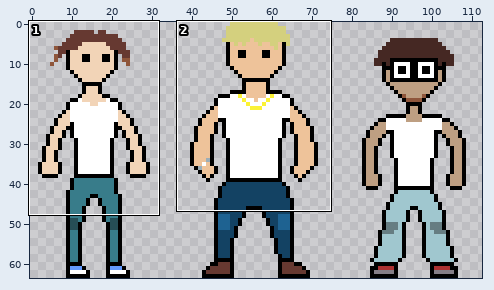
Two states of a pixel-art file, Assets/ArtAssets/HumanCharacters.aseprite. The first picture is a wide view before the edit; the outline marks the close-up.
Close-up. As it was:
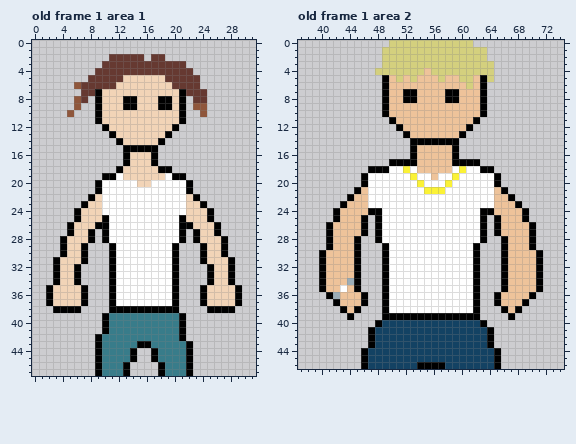
128x64 pixels, 1 frame. Shown: old frame 1 area 1: x 0..31, y 0..47; old frame 1 area 2: x 37..74, y 0..46. The wide view leaves out empty margins. The commit also changed other frames or places, which this record leaves out.
The result:
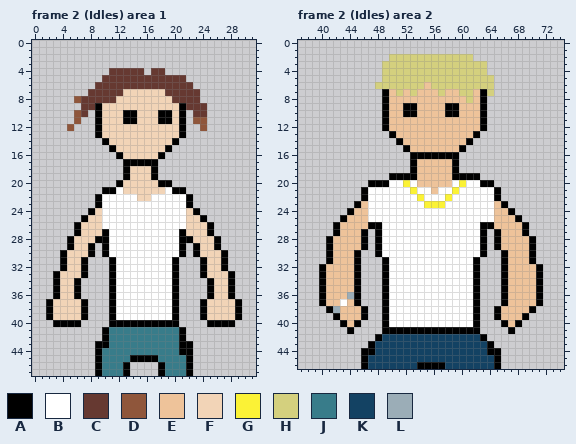
Palette (. is transparent): A #000000  B #ffffff  C #663931  D #8f563b  E #eec39a  F #f2d4b7  G #fbf236  H #d4d07e  J #387c8a  K #134263  L #9badb7
A new or re-ordered frame is compared with the old frame closest to it.
The edit:
frames 1 -> 4
--- frame 2 (Idles) area 1 is new; against old frame 1
@@ x 0..31 @@
  1 ................................
- 2 ...........CCCCC.CC.............
- 3 ..........CCCCCCCCCCCC..........
- 4 .........CCCCCCCCCCCCCC.........
- 5 ........CCCCCFFFFFFCCCCC........
- 6 ......DCCCCCFFFFFFFFCCCC........
- 7 .......CCAFFFFFFFFFFFACCC.......
- 8 ......DC.AFFFAAFFFAAFA.CC.......
- 9 ......D..AFFFAAFFFAAFA.DD.......
-10 .....D...AFFFFFFFFFFFA..D.......
-11 .........AFFFFFFFFFFFA..........
-12 ..........AFFFFFFFFFA...........
-13 ...........AFFFFFFFA............
-14 ............AFFFFFA.............
-15 .............AAAAA..............
-16 .............AFFFA..............
-17 .............AFFFA..............
-18 ............AFFFFFAA............
-19 ..........AABFFFFFFBAA..........
-20 .........ABBBBBFFBBBBBA.........
-21 .........ABBBBBBBBBBBBA.........
-22 ........AFBBBBBBBBBBBBFA........
-23 .......AFFBBBBBBBBBBBBFFA.......
-24 ......AFFFBBBBBBBBBBBBFFFA......
-25 ......AFFFABBBBBBBBBBAFFFA......
-26 .....AFFFAABBBBBBBBBBAAFFFA.....
-27 .....AFFA.ABBBBBBBBBBA.AFFA.....
-28 ....AFFFA.ABBBBBBBBBBA.AFFFA....
-29 ....AFFA...ABBBBBBBBA...AFFA....
-30 ....AFFA...ABBBBBBBBA...AFFA....
-31 ...AFFFA...ABBBBBBBBA...AFFFA...
-32 ...AFFA....ABBBBBBBBA....AFFA...
-33 ...AFFA....ABBBBBBBBA....AFFA...
+ 2 ................................
+ 3 ................................
+ 4 ...........CCCCC.CC.............
+ 5 ..........CCCCCCCCCCCC..........
+ 6 .........CCCCCCCCCCCCCC.........
+ 7 ........CCCCCFFFFFFCCCCC........
+ 8 ......DCCCCCFFFFFFFFCCCC........
+ 9 .......CCAFFFFFFFFFFFACCC.......
+10 ......DC.AFFFAAFFFAAFA.CC.......
+11 ......D..AFFFAAFFFAAFA.DD.......
+12 .....D...AFFFFFFFFFFFA..D.......
+13 .........AFFFFFFFFFFFA..........
+14 ..........AFFFFFFFFFA...........
+15 ...........AFFFFFFFA............
+16 ............AFFFFFA.............
+17 .............AAAAA..............
+18 .............AFFFA..............
+19 .............AFFFA..............
+20 ............AFFFFFAA............
+21 ..........AABFFFFFFBAA..........
+22 .........ABBBBBFFBBBBBA.........
+23 .........ABBBBBBBBBBBBA.........
+24 ........AFBBBBBBBBBBBBFA........
+25 .......AFFBBBBBBBBBBBBFFA.......
+26 ......AFFFBBBBBBBBBBBBFFFA......
+27 ......AFFFABBBBBBBBBBAFFFA......
+28 .....AFFFAABBBBBBBBBBAAFFFA.....
+29 .....AFFA.ABBBBBBBBBBA.AFFA.....
+30 ....AFFFA.ABBBBBBBBBBA.AFFFA....
+31 ....AFFA...ABBBBBBBBA...AFFA....
+32 ....AFFA...ABBBBBBBBA...AFFA....
+33 ...AFFFA...ABBBBBBBBA...AFFFA...
 34 ...AFFA....ABBBBBBBBA....AFFA...
-35 ..AFFFFA...ABBBBBBBBA...AFFFFA..
-36 ..AFFFFA...ABBBBBBBBA...AFFFFA..
+35 ...AFFA....ABBBBBBBBA....AFFA...
+36 ...AFFA....ABBBBBBBBA....AFFA...
 37 ..AFFFFA...ABBBBBBBBA...AFFFFA..
-38 ...AAAA....AAAAAAAAAA....AAAA...
-39 ..........AJJJJJJJJJJA..........
-40 ..........AJJJJJJJJJJA..........
+38 ..AFFFFA...ABBBBBBBBA...AFFFFA..
+39 ..AFFFFA...ABBBBBBBBA...AFFFFA..
+40 ...AAAA....AAAAAAAAAA....AAAA...
 41 ..........AJJJJJJJJJJA..........
-42 .........AJJJJJJJJJJJA..........
-43 .........AJJJJJAAJJJJJA.........
-44 .........AJJJJA..AJJJJA.........
-45 .........AJJJJA..AJJJJA.........
+42 ..........AJJJJJJJJJJA..........
+43 .........AAJJJJJJJJJJAA.........
+44 .........AJJJJJJJJJJJAA.........
+45 .........AJJJJAAAAJJJJA.........
 46 .........AJJJA....AJJJA.........
--- frame 2 (Idles) area 2 is new; against old frame 1
@@ x 37..74 @@
- 0 .............HHHHHHHHHHHH.............
- 1 ............HHHHHHHHHHHHHHH...........
- 2 ............HHHHHHHHHHHHHHH...........
- 3 ............HHHHHHHHHHHHHHHH..........
- 4 ...........HHHHHHHEHHHHHHHHH..........
- 5 ............AEHEHEEEHEEHHEAH..........
- 6 ............AEEEEEEEEEEEHEA...........
- 7 ............AEEAAEEEEAAEEEA...........
- 8 ............AEEAAEEEEAAEEEA...........
- 9 ............AEEEEEEEEEEEEEA...........
-10 ............AEEEEEEEEEEEEEA...........
-11 .............AEEEEEEEEEEEA............
-12 ..............AEEEEEEEEEA.............
-13 ...............AEEEEEEEA..............
-14 ................AAAAAAA...............
-15 ................AEEEEEA...............
-16 ................AEEEEEA...............
-17 .............AAAAEEEEEAAAA............
-18 ..........AAABBGBEEEEEBGBBAA..........
-19 .........ABBBBBBGBBEBBGBBBBBA.........
-20 .........ABBBBBBBGBBBGBBBBBBA.........
-21 ........AEBBBBBBBBGGGBBBBBBBEA........
-22 .......AEEBBBBBBBBBBBBBBBBBBEEA.......
-23 ......AEEEBBBBBBBBBBBBBBBBBBEEEA......
-24 .....AEEEEAABBBBBBBBBBBBBBAAEEEEA.....
-25 .....AEEEA.ABBBBBBBBBBBBBBA.AEEEA.....
-26 ....AEEEEA.ABBBBBBBBBBBBBBA.AEEEEA....
-27 ....AEEEEA.ABBBBBBBBBBBBBBA.AEEEEA....
-28 ....AEEEA..ABBBBBBBBBBBBBBA..AEEEA....
-29 ....AEEEA...ABBBBBBBBBBBBA...AEEEA....
-30 ...AEEEEA...ABBBBBBBBBBBBA...AEEEEA...
-31 ...AEEEEA...ABBBBBBBBBBBBA...AEEEEA...
+ 0 ......................................
+ 1 ......................................
+ 2 .............HHHHHHHHHHHH.............
+ 3 ............HHHHHHHHHHHHHHH...........
+ 4 ............HHHHHHHHHHHHHHH...........
+ 5 ............HHHHHHHHHHHHHHHH..........
+ 6 ...........HHHHHHHEHHHHHHHHH..........
+ 7 ............AEHEHEEEHEEHHEAH..........
+ 8 ............AEEEEEEEEEEEHEA...........
+ 9 ............AEEAAEEEEAAEEEA...........
+10 ............AEEAAEEEEAAEEEA...........
+11 ............AEEEEEEEEEEEEEA...........
+12 ............AEEEEEEEEEEEEEA...........
+13 .............AEEEEEEEEEEEA............
+14 ..............AEEEEEEEEEA.............
+15 ...............AEEEEEEEA..............
+16 ................AAAAAAA...............
+17 ................AEEEEEA...............
+18 ................AEEEEEA...............
+19 .............AAAAEEEEEAAAA............
+20 ..........AAABBGBEEEEEBGBBAA..........
+21 .........ABBBBBBGBBEBBGBBBBBA.........
+22 .........ABBBBBBBGBBBGBBBBBBA.........
+23 ........AEBBBBBBBBGGGBBBBBBBEA........
+24 .......AEEBBBBBBBBBBBBBBBBBBEEA.......
+25 ......AEEEBBBBBBBBBBBBBBBBBBEEEA......
+26 .....AEEEEAABBBBBBBBBBBBBBAAEEEEA.....
+27 .....AEEEA.ABBBBBBBBBBBBBBA.AEEEA.....
+28 ....AEEEEA.ABBBBBBBBBBBBBBA.AEEEEA....
+29 ....AEEEEA.ABBBBBBBBBBBBBBA.AEEEEA....
+30 ....AEEEA..ABBBBBBBBBBBBBBA..AEEEA....
+31 ....AEEEA...ABBBBBBBBBBBBA...AEEEA....
 32 ...AEEEEA...ABBBBBBBBBBBBA...AEEEEA...
 33 ...AEEEEA...ABBBBBBBBBBBBA...AEEEEA...
-34 ...AEEELA...ABBBBBBBBBBBBA...AEEEEA...
-35 ...AEEBEA...ABBBBBBBBBBBBA...AEEEEA...
-36 ....ALEEEA..ABBBBBBBBBBBBA..AEEEEA....
-37 .....AEEEA..ABBBBBBBBBBBBA..AEEEA.....
-38 ......AEA...ABBBBBBBBBBBBA...AEA......
-39 .......A....AAAAAAAAAAAAAA....A.......
-40 ...........AKKKKKKKKKKKKKKA...........
-41 ..........AKKKKKKKKKKKKKKKKA..........
-42 ..........AKKKKKKKKKKKKKKKKA..........
+34 ...AEEEEA...ABBBBBBBBBBBBA...AEEEEA...
+35 ...AEEEEA...ABBBBBBBBBBBBA...AEEEEA...
+36 ...AEEELA...ABBBBBBBBBBBBA...AEEEEA...
+37 ...AEEBEA...ABBBBBBBBBBBBA...AEEEEA...
+38 ....ALEEEA..ABBBBBBBBBBBBA..AEEEEA....
+39 .....AEEEA..ABBBBBBBBBBBBA..AEEEA.....
+40 ......AEA...ABBBBBBBBBBBBA...AEA......
+41 .......A....AAAAAAAAAAAAAA....A.......
+42 ...........AKKKKKKKKKKKKKKA...........
 43 ..........AKKKKKKKKKKKKKKKKA..........
-44 .........AKKKKKKKKKKKKKKKKKKA.........
+44 .........AAKKKKKKKKKKKKKKKKAA.........
 45 .........AKKKKKKKKKKKKKKKKKKA.........
Pixel boxes of the changes (left, top, right, bottom) in both close-ups:
changed: (46, 54, 242, 362)
changed: (319, 40, 543, 355)
